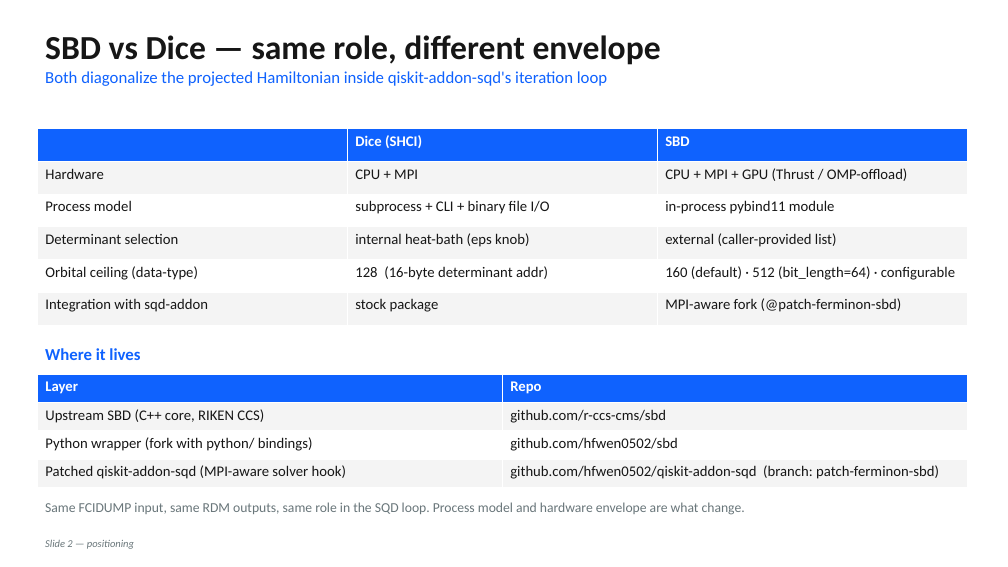
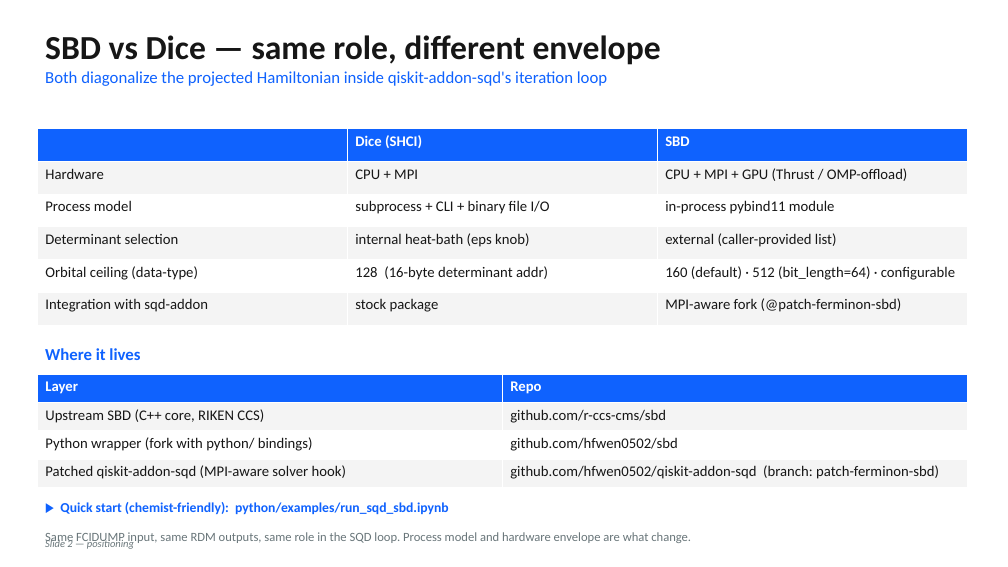
Before and after one commit to hfwen0502/sbd, a slide deck: slide 2 of .github/SBD_PYTHON_DECK.pptx. Drawn at 1008x567 pixels with LibreOffice and Linux fonts; fonts in the diff are those of the drawing. Boxes give left, top, right and bottom in pixels: in the first picture for what was removed or moved away, otherwise in the second. Text is boxed around its words. In the diff, an @@ line names an element or a change of style, - is before the commit and + after.

```diff
--- a/.github/SBD_PYTHON_DECK.pptx
+++ b/.github/SBD_PYTHON_DECK.pptx
@@ text added at [60,502,449,514], 13 pt, text #0F62FE, bold @@
+▶ Quick start (chemist-friendly): python/examples/run_sqd_sbd.ipynb
@@ text "Same FCIDUMP input, same RDM ...": place and size @@
-text "Same FCIDUMP input, same RDM ..." at [45,502,745,515]
+text "Same FCIDUMP input, same RDM ..." at [45,532,691,545]
@@ text "Same FCIDUMP input, same RDM ..." at [45,532,691,545]: size 13 to 12 pt @@
```
Also in this commit, not shown: 2 other slides changed, 3 other files.
